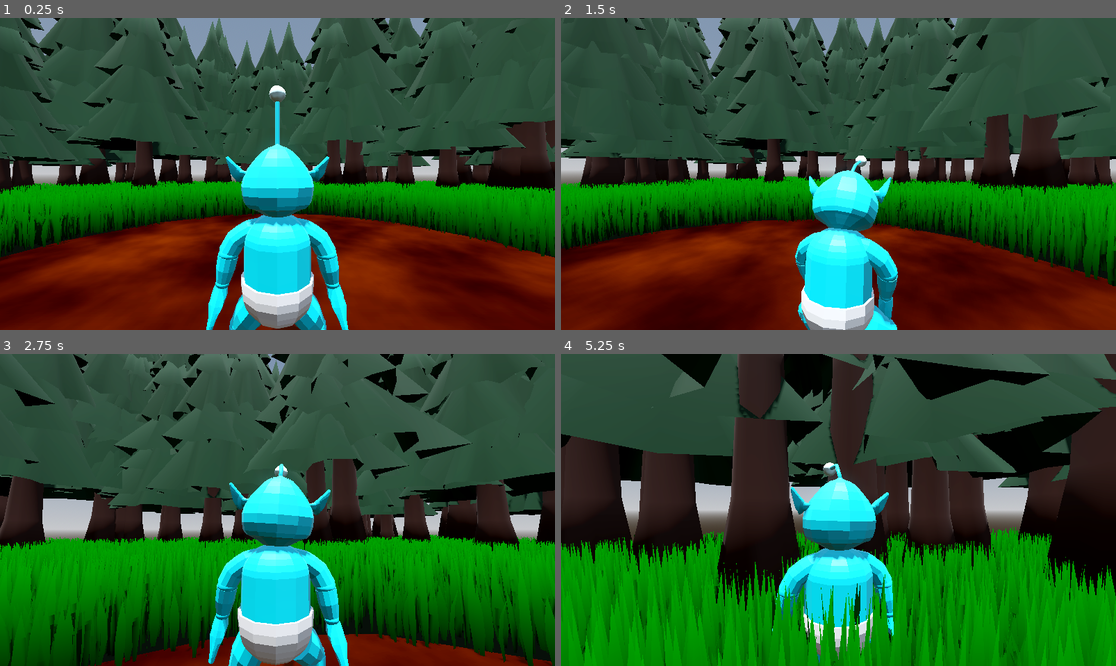
Above: before the commit, frames 1-4 (two rows, left to right).
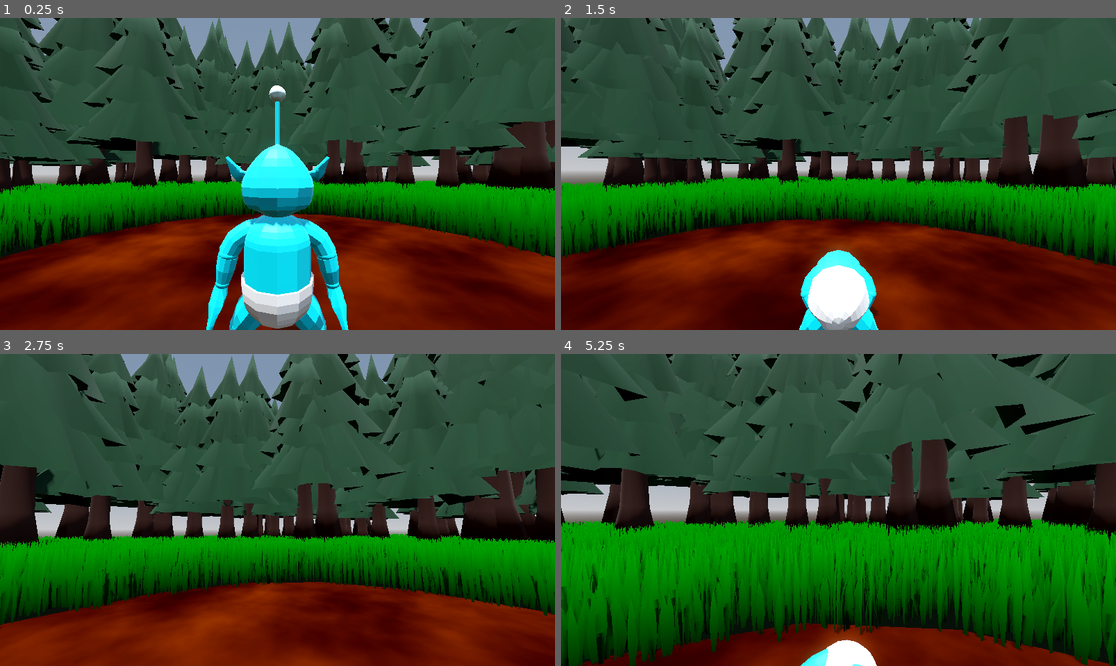
Above: after the commit, the same moments.

Repository: Mushroom-Queen/AlienBaby
Game: Godot game, scene res://level.tscn
The game is run twice, just before and just after one commit, with the same random seed, the same clock (stepped at 60 frames per second) and the same inputs.
Inputs (mouse positions are in pixels of both pictures, inside the frame that each line leads up to):
- Up to frame 1 (0.25 s): no input
- Up to frame 2 (1.5 s): tap Enter (ui_accept) at 0.5, 0.77 s; move the mouse to (866, 174) at 0.52 s; press the mouse at (866, 174) at 0.53 s; hold W (forward) from 0.53 s (still down); tap Space (roll) at 0.8, 1.35 s; move the mouse to (810, 174) at 1.27 s; release the mouse at (810, 174) at 1.28 s
- Up to frame 3 (2.75 s): keep holding W (forward); tap Enter (ui_accept) at 1.52 s; tap Middle mouse button (spin, bound only after the commit) at 1.55, 2.1 s; move the mouse to (288, 503) at 2.02 s; press the mouse at (288, 503) at 2.03 s
- Up to frame 4 (5.25 s): keep holding W (forward); move the mouse to (832, 516) at 2.77 s; release the mouse at (832, 516) at 2.78 s; click (832, 516) at 2.85 s; tap Enter (ui_accept) at 3.02, 3.77, 4.52 s; tap Space (roll) at 3.05, 3.6 s; move the mouse to (877, 513) at 3.52 s; tap Middle mouse button (spin, bound only after the commit) at 3.8, 4.35 s; move the mouse to (794, 506) at 4.27 s; click (794, 506) at 4.55 s; move the mouse to (844, 510) at 5.02 s; press the mouse at (844, 510) at 5.03 s

The runs differ from the first frame. In frame 2, 32% of the frame differs, in the area x 0-100%, y 0-100%; in frame 3, 49%; in frame 4, 67%.

Commit message:
Init player animation hookups

Diff:
--- a/player.gd
+++ b/player.gd
@@ -4,29 +4,74 @@
 @onready var animation_player := $player/AnimationPlayer
 @onready var spring_arm_pivot := $SpringArmPivot
 @onready var spring_arm := $SpringArmPivot/SpringArm3D
-@onready var anim_tree := $AnimationTree
+@onready var animation_tree := $AnimationTree
+@onready var mesh := $player/Armature/Skeleton3D
 
+const ROLL_SPEED = 6.0
 const SPEED = 5.0
 const LERP_VAL = .15
+const ROLL_ROTATION_SPEED = 10.0
+const ROLL_HEIGHT = 1.5
+const ROLL_SPEED_FALLOFF = 0.5
+const SPIN_ROTATION_SPEED = 15.0
 
+enum ActionState {IDLE, WALK, ROLL, ATTACK, SPIN}
 
-var action_state = "walk"
+var action_state = ActionState.IDLE
+var is_rolling = false
+var is_spinning = false
+var roll_direction = Vector3.ZERO
+var initial_roll_rotation = 0.0
+var total_roll_rotation = 0.0
+var initial_mesh_position = Vector3.ZERO
+var current_roll_speed = 0.0
+var spin_rotation = 0.0
+var prev_is_spinning = false
 
 func _ready():
 	Input.set_mouse_mode(Input.MOUSE_MODE_CAPTURED)
+	mesh.rotation = Vector3(0, -PI, 0)
+	initial_mesh_position = mesh.position
 
 func _unhandled_input(event):
 	if Input.is_action_just_pressed("quit"):
 		get_tree().quit()
-	if Input.is_action_just_pressed("roll"):
-		action_state = "roll"
-		anim_tree.set("parameters/roll/request", true)
+
+	if Input.is_action_just_pressed("spin") and action_state != ActionState.ROLL:
+		action_state = ActionState.SPIN
+		is_spinning = true
+		spin_rotation = 0.0
+		animation_tree.set("parameters/spin/request", true)
+
+	if Input.is_action_just_pressed("roll") and action_state != ActionState.ATTACK and action_state != ActionState.SPIN:
+		var input_dir := Input.get_vector("left", "right", "forward", "back")
+		var direction = (transform.basis * Vector3(input_dir.x, 0, input_dir.y)).normalized()
+		direction = direction.rotated(Vector3.UP, spring_arm_pivot.rotation.y)
+
+		if direction.length() > 0.1:
+			action_state = ActionState.ROLL
+			roll_direction = direction
+			armature.rotation.y = atan2(direction.x, direction.z)
+			initial_roll_rotation = armature.rotation.y
+			total_roll_rotation = 0.0
+			current_roll_speed = ROLL_SPEED
+			animation_tree.set("parameters/roll/request", true)
+
+	if Input.is_action_just_pressed("attack") and action_state != ActionState.SPIN:
+		action_state = ActionState.ATTACK
 
 	if Input.is_action_just_released("roll"):
-		action_state = "walk"
+		if action_state == ActionState.ROLL:
+			action_state = ActionState.IDLE
+			roll_direction = Vector3.ZERO
+			mesh.rotation = Vector3(0, -PI, 0)
+			mesh.position = initial_mesh_position
+			current_roll_speed = 0.0
 
 	if Input.is_action_just_released("attack"):
-		anim_tree.set("parameters/shooting/blend_amount", 0.0)
+		if action_state == ActionState.ATTACK:
+			action_state = ActionState.IDLE
+			animation_tree.set("parameters/shooting/blend_amount", 0.0)
 
 	if event is InputEventMouseMotion:
 		spring_arm_pivot.rotate_y(-event.relative.x * .005)
@@ -34,29 +79,79 @@
 		spring_arm.rotation.x = clamp(spring_arm.rotation.x, -PI/4, PI/4)
 
 func _physics_process(delta: float) -> void:
-	# Add the gravity.
+	is_rolling = animation_tree.get("parameters/roll/active")
+	prev_is_spinning = is_spinning
+	is_spinning = animation_tree.get("parameters/spin/active")
+
+	if prev_is_spinning and !is_spinning:
+		action_state = ActionState.IDLE
+
 	if not is_on_floor():
 		velocity += get_gravity() * delta
 
+	if action_state == ActionState.ATTACK:
+		var lerp_to_1 = lerpf(animation_tree.get("parameters/shooting/blend_amount"), 1.0, get_process_delta_time() * 20)
+		animation_tree.set("parameters/shooting/blend_amount", lerp_to_1)
 
-	if Input.is_action_pressed("attack"):
-		if action_state == "walk":
-			var lerp_to_1 = lerpf(anim_tree.get("parameters/shooting/blend_amount"), 1.0, get_process_delta_time() * 20)
-			anim_tree.set("parameters/shooting/blend_amount", lerp_to_1)
+	var input_dir := Input.get_vector("left", "right", "forward", "back")
+	var direction: Vector3
 
-	# Get the input direction and handle the movement/deceleration.
-	# As good practice, you should replace UI actions with custom gameplay actions.
-	var input_dir := Input.get_vector("left", "right", "forward", "back")
-	var direction := (transform.basis * Vector3(input_dir.x, 0, input_dir.y)).normalized()
-	direction = direction.rotated(Vector3.UP, spring_arm_pivot.rotation.y)
-	if direction:
-		velocity.x = lerp(velocity.x, direction.x * SPEED, LERP_VAL)
-		velocity.z = lerp(velocity.z, direction.z * SPEED, LERP_VAL)
-		armature.rotation.y = lerp_angle(armature.rotation.y, atan2(velocity.x, velocity.z), LERP_VAL)
+	if is_spinning:
+		direction = (transform.basis * Vector3(input_dir.x, 0, input_dir.y)).normalized()
+		direction = direction.rotated(Vector3.UP, spring_arm_pivot.rotation.y)
+		spin_rotation += SPIN_ROTATION_SPEED * delta
+		armature.rotation.y = spin_rotation
+
+		if direction:
+			velocity.x = lerp(velocity.x, direction.x * SPEED * 0.2, LERP_VAL)
+			velocity.z = lerp(velocity.z, direction.z * SPEED * 0.2, LERP_VAL)
+		else:
+			velocity.x = lerp(velocity.x, 0.0, LERP_VAL)
+			velocity.z = lerp(velocity.z, 0.0, LERP_VAL)
 	else:
-		velocity.x = lerp(velocity.x, 0.0, LERP_VAL)
-		velocity.z = lerp(velocity.z, 0.0, LERP_VAL)
+		if is_rolling:
+			direction = roll_direction * current_roll_speed
+			armature.rotation.y = initial_roll_rotation
+			total_roll_rotation += ROLL_ROTATION_SPEED * delta
 
-	anim_tree.set("parameters/walk/blend_position", velocity.length() / SPEED)
+			var roll_progress = total_roll_rotation / (2 * PI)
 
+			if total_roll_rotation >= 2 * PI:
+				total_roll_rotation = 0.0
+				mesh.rotation = Vector3(0, -PI, 0)
+				mesh.position = initial_mesh_position
+				current_roll_speed = 0.0
+				action_state = ActionState.IDLE
+			else:
+				mesh.rotation = Vector3(total_roll_rotation, -PI, 0)
+				var height_offset = sin(roll_progress * PI) * ROLL_HEIGHT
+				mesh.position = initial_mesh_position + Vector3(0, height_offset, 0)
+
+				if roll_progress > 0.6:
+					current_roll_speed = lerp(current_roll_speed, SPEED, ROLL_SPEED_FALLOFF * delta)
+		else:
+			direction = (transform.basis * Vector3(input_dir.x, 0, input_dir.y)).normalized()
+			direction = direction.rotated(Vector3.UP, spring_arm_pivot.rotation.y)
+
+			if direction:
+				action_state = ActionState.WALK if action_state == ActionState.IDLE else action_state
+				armature.rotation.y = lerp_angle(armature.rotation.y, atan2(direction.x, direction.z), LERP_VAL)
+
+			mesh.rotation = Vector3(0, -PI, 0)
+			mesh.position = initial_mesh_position
+
+		if direction:
+			var target_speed = SPEED
+			if action_state == ActionState.ATTACK:
+				target_speed *= 0.5
+			elif is_rolling:
+				target_speed = current_roll_speed
+
+			velocity.x = lerp(velocity.x, direction.x * target_speed, LERP_VAL)
+			velocity.z = lerp(velocity.z, direction.z * target_speed, LERP_VAL)
+		else:
+			velocity.x = lerp(velocity.x, 0.0, LERP_VAL)
+			velocity.z = lerp(velocity.z, 0.0, LERP_VAL)
+
+	animation_tree.set("parameters/walk/blend_position", velocity.length() / SPEED)
 	move_and_slide()
--- a/player.tscn
+++ b/player.tscn
@@ -10,9 +10,6 @@
 [sub_resource type="AnimationNodeAnimation" id="AnimationNodeAnimation_fsp8r"]
 animation = &"spin"
 
-[sub_resource type="AnimationNodeAnimation" id="AnimationNodeAnimation_yohm8"]
-animation = &"roll2"
-
 [sub_resource type="AnimationNodeAnimation" id="AnimationNodeAnimation_6ym3r"]
 animation = &"shoot"
 
@@ -23,6 +20,9 @@
 [sub_resource type="AnimationNodeTimeScale" id="AnimationNodeTimeScale_y0wgw"]
 
 [sub_resource type="AnimationNodeOneShot" id="AnimationNodeOneShot_pupl6"]
+
+[sub_resource type="AnimationNodeAnimation" id="AnimationNodeAnimation_yohm8"]
+animation = &"roll2"
 
 [sub_resource type="AnimationNodeBlend2" id="AnimationNodeBlend2_eyc5m"]
 filter_enabled = true
@@ -44,9 +44,7 @@
 min_space = 0.0
 
 [sub_resource type="AnimationNodeBlendTree" id="AnimationNodeBlendTree_1a343"]
-graph_offset = Vector2(-715.357, 86.9017)
-nodes/Animation/node = SubResource("AnimationNodeAnimation_yohm8")
-nodes/Animation/position = Vector2(-300, 460)
+graph_offset = Vector2(-551.594, 415.681)
 "nodes/Animation 2/node" = SubResource("AnimationNodeAnimation_fsp8r")
 "nodes/Animation 2/position" = Vector2(-300, 620)
 nodes/Shoot_Animation/node = SubResource("AnimationNodeAnimation_6ym3r")
@@ -60,13 +58,15 @@
 nodes/output/position = Vector2(380, 120)
 nodes/roll/node = SubResource("AnimationNodeOneShot_pupl6")
 nodes/roll/position = Vector2(40, 120)
+nodes/roll_animation/node = SubResource("AnimationNodeAnimation_yohm8")
+nodes/roll_animation/position = Vector2(-300, 460)
 nodes/shooting/node = SubResource("AnimationNodeBlend2_eyc5m")
 nodes/shooting/position = Vector2(-120, 120)
 nodes/spin/node = SubResource("AnimationNodeOneShot_nghrn")
 nodes/spin/position = Vector2(220, 120)
 nodes/walk/node = SubResource("AnimationNodeBlendSpace1D_qkllj")
 nodes/walk/position = Vector2(-440, 120)
-node_connections = [&"TimeScale", 0, &"walk", &"TimeScale 2", 0, &"Animation", &"TimeScale 3", 0, &"Animatio …(196 unchanged characters)…
+node_connections = [&"TimeScale", 0, &"walk", &"TimeScale 2", 0, &"roll_animation", &"TimeScale 3", 0, &"Animatio …(196 unchanged characters)…
 
 [node name="player" type="CharacterBody3D"]
 transform = Transform3D(1, 0, 0, 0, 1, 0, 0, 0, 1, 0, 1, 0)
@@ -81,38 +81,38 @@
 
 [node name="Skeleton3D" parent="player/Armature" index="0"]
 transform = Transform3D(-1, 0, -8.74228e-08, 0, 1, 0, 8.74228e-08, 0, -1, 0, 0, 0)
-bones/0/position = Vector3(0, 1.92364, 0)
+bones/0/position = Vector3(0.0488122, 1.9211, 0.0488122)
 bones/0/rotation = Quaternion(-2.98023e-08, 1.19209e-07, 1.05879e-22, 1)
-bones/1/rotation = Quaternion(-0.000340746, 1.32297e-05, -0.0186363, 0.999826)
+bones/1/rotation = Quaternion(-0.000340972, -5.43729e-06, 0.0360966, 0.999348)
 bones/2/rotation = Quaternion(0.000340939, -6.91616e-06, -0.000231824, 1)
 bones/3/rotation = Quaternion(-2.91033e-11, -2.58047e-17, 5.49258e-12, 1)
 bones/5/position = Vector3(0.738666, 2.49247, 1.76112e-07)
-bones/5/rotation = Quaternion(-0.681529, -0.310619, 0.635229, -0.188461)
+bones/5/rotation = Quaternion(-0.640802, -0.200891, 0.67797, -0.298952)
 bones/6/rotation = Quaternion(0.287239, -1.65125e-07, -1.36702e-07, 0.957859)
 bones/6/scale = Vector3(1, 1, 1)
 bones/7/position = Vector3(0.61468, 0.208478, 0.0172493)
-bones/7/rotation = Quaternion(0.0217862, 0.332374, 0.910063, -0.246655)
+bones/7/rotation = Quaternion(0.0407307, 0.140151, 0.962509, -0.228638)
 bones/7/scale = Vector3(0.999999, 1, 1)
-bones/8/rotation = Quaternion(-0.304673, 0.110358, -0.195283, 0.925667)
+bones/8/rotation = Quaternion(-0.2673, 0.112257, -0.171329, 0.941592)
 bones/8/scale = Vector3(1, 1, 1)
-bones/9/rotation = Quaternion(0.573339, -0.105293, -0.0269621, 0.812077)
+bones/9/rotation = Quaternion(0.69243, -0.0597491, -0.0283052, 0.718449)
 bones/9/scale = Vector3(1, 1, 1)
 bones/10/position = Vector3(-0.738665, 2.49247, -1.76112e-07)
-bones/10/rotation = Quaternion(0.617049, -0.150422, 0.690922, 0.345327)
+bones/10/rotation = Quaternion(0.667203, -0.266889, 0.654806, 0.23418)
 bones/10/scale = Vector3(1, 1, 1)
 bones/11/rotation = Quaternion(0.287239, 1.63435e-07, 1.31067e-07, 0.957859)
 bones/11/scale = Vector3(1, 1, 1)
 bones/12/position = Vector3(-0.646431, 0.19582, 0.0196889)
-bones/12/rotation = Quaternion(-0.0499985, 0.107832, 0.971773, 0.20379)
+bones/12/rotation = Quaternion(-0.0120263, 0.355166, 0.888956, 0.288911)
 bones/12/scale = Vector3(1, 1, 1)
-bones/13/rotation = Quaternion(-0.178924, -0.120312, 0.11648, 0.969507)
-bones/14/rotation = Quaternion(0.649067, 0.0889211, 0.0482453, 0.753975)
+bones/13/rotation = Quaternion(-0.399693, -0.108243, 0.260202, 0.872252)
+bones/14/rotation = Quaternion(0.639139, 0.0837658, 0.00988968, 0.764452)
 bones/14/scale = Vector3(1, 1, 1)
 bones/15/scale = Vector3(1, 1, 1)
-bones/16/position = Vector3(1.20214, 0.59727, 0.606325)
+bones/16/position = Vector3(1.20214, 0.436664, 0.045941)
 bones/16/rotation = Quaternion(-0.00875622, 0.70983, -0.704263, 0.00882544)
 bones/17/scale = Vector3(1, 1, 1)
-bones/18/position = Vector3(-1.20214, 0.37625, 0.045941)
+bones/18/position = Vector3(-1.20214, 0.657846, 0.533355)
 bones/18/rotation = Quaternion(0.00875622, 0.70983, -0.704263, -0.00882544)
 
 [node name="SpringArmPivot" type="Node3D" parent="."]
@@ -128,8 +128,8 @@
 tree_root = SubResource("AnimationNodeBlendTree_1a343")
 anim_player = NodePath("../player/AnimationPlayer")
 parameters/TimeScale/scale = 4.43
-"parameters/TimeScale 2/scale" = 3.0
-"parameters/TimeScale 3/scale" = 3.0
+"parameters/TimeScale 2/scale" = 6.0
+"parameters/TimeScale 3/scale" = 4.0
 parameters/roll/active = false
 parameters/roll/internal_active = false
 parameters/roll/request = 0
--- a/project.godot
+++ b/project.godot
@@ -69,6 +69,12 @@
 , Object(InputEventKey,"resource_local_to_scene":false,"resource_name":"","device":-1,"window_id":0,"alt_pressed":false …(186 unchanged characters)…
 ]
 }
+spin={
+"deadzone": 0.5,
+"events": [Object(InputEventMouseButton,"resource_local_to_scene":false,"resource_name":"","device":-1,"window_id":0,"alt_pressed":false,"shift_pressed":false,"ctrl_pressed":false,"meta_pressed":false,"button_mask":4,"position":Vector2(125, 13),"global_position":Vector2(134, 59),"factor":1.0,"button_index":3,"canceled":false,"pressed":true,"double_click":false,"script":null)
+, Object(InputEventMouseButton,"resource_local_to_scene":false,"resource_name":"","device":-1,"window_id":0,"alt_pressed":false,"shift_pressed":false,"ctrl_pressed":false,"meta_pressed":false,"button_mask":2,"position":Vector2(121, 17),"global_position":Vector2(130, 63),"factor":1.0,"button_index":2,"canceled":false,"pressed":true,"double_click":false,"script":null)
+]
+}
 
 [rendering]
 
